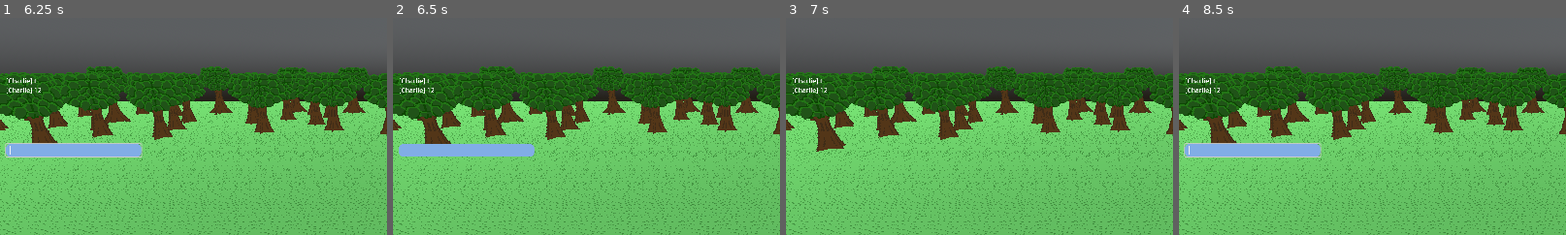
Above: before the commit, frames 1-4 (left to right).
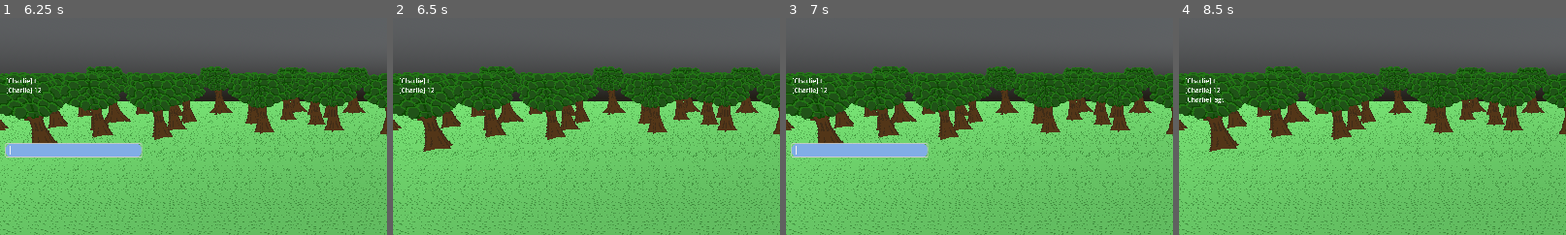
Above: after the commit, the same moments.

Repository: sowelilekusi/DeckedOutDefense
Game: Godot game, scene res://Scenes/Menus/main_menu.tscn
The game is run twice, just before and just after one commit, with the same random seed, the same clock (stepped at 60 frames per second) and the same inputs.
Inputs (mouse positions are % of the whole screen's width and height, from its top left):
- Up to frame 1 (6.25 s): click "Play" at 0.5 s; click "Ready" at 1.25 s; tap Enter (Open Text Chat) at 2, 3.05, 4.25, 5.3, 5.75 s; move the mouse to (72, 45) at 2.02 s; hold T (Move Right) 2.03-2.78 s; hold Enter (Open Text Chat) 2.03-2.78 s; click (72, 45) at 2.17 s; tap Alt (Jump) at 2.27, 3.02, 5.27, 6.02 s; right-click (72, 45) at 2.3 s; tap Space at 2.75, 5 s; move the mouse to (30, 55) at 2.77 s; hold S (Move Backward) 2.78-3.5 s; right-click (30, 55) at 2.85 s; click (30, 55) at 2.92 s; click (10, 51) at 3.52 s; type "12" at 3.6 s; move the mouse to (60, 28) at 4.27 s; hold T (Move Right) 4.28-5.03 s; hold Right mouse button (Secondary Fire) 4.28-5.03 s; tap W (Equip In Gauntlet) at 4.35 s; click (60, 28) at 4.42 s; move the mouse to (45, 70) at 5.02 s; hold F (Move Forward) 5.03-5.78 s; tap P (Interact) at 5.1 s; click (45, 70) at 5.17 s; move the mouse to (80, 65) at 5.77 s; hold R (Move Left) from 5.78 s (still down); hold Enter (Open Text Chat) from 5.78 s (still down); click (80, 65) at 5.92 s; right-click (80, 65) at 6.05 s
- Up to frame 2 (6.5 s): keep holding R (Move Left); keep holding Enter (Open Text Chat); tap Escape (Pause) at 6.4 s
- Up to frame 3 (7 s): keep holding R (Move Left); move the mouse to (20, 35) at 6.52 s; release Enter (Open Text Chat) at 6.53 s; click (20, 35) at 6.6 s; tap Alt (Jump) at 6.77 s; tap Enter (Open Text Chat) at 6.8 s
- Up to frame 4 (8.5 s): tap Tab (View Map) at 7.15 s; tap Space at 7.25 s; move the mouse to (55, 50) at 7.27 s; release R (Move Left) at 7.28 s; hold S (Move Backward) 7.28-8.03 s; hold G (Ready) 7.28-8.03 s; click (55, 50) at 7.42 s; right-click (55, 50) at 7.55 s; move the mouse to (35, 25) at 8.02 s; hold T (Move Right) from 8.03 s (still down); right-click (35, 25) at 8.1 s; click (35, 25) at 8.17 s; tap Alt (Jump) at 8.27 s; tap Enter (Open Text Chat) at 8.3 s
The pictures show only the part of the screen within x 0-50%, y 20-70%; the shares and areas given below are measured in that part.

Frame 1 is identical in both runs. In frame 2, 2.0% of the frame differs, in the area x 1-37%, y 58-64%; in frame 3, 2.4%; in frame 4, 2.5%, in the area x 1-37%, y 36-65%.
Error in both runs: Out of bounds get index '0' (on base: 'Array[PlayerKeymap]') (res://Scripts/Resources/player_keymap.gd:63)

Commit message:
fixed some ui stuff

Diff:
--- a/PCs/Universal/ClassCards/Sniper/scopedweapon.gd
+++ b/PCs/Universal/ClassCards/Sniper/scopedweapon.gd
@@ -7,7 +7,7 @@
 func hold_second_trigger():
 	super.hold_second_trigger()
 	$CanvasLayer.set_visible(true)
-	hero.zoom_factor = 3.0
+	hero.set_zoom_factor(3.0)
 
 
 func release_second_trigger():
--- a/PCs/hero.gd
+++ b/PCs/hero.gd
@@ -38,6 +38,10 @@
 	get:
 		return currency
 @export var sprint_zoom_speed := 0.2
+
+
+func set_zoom_factor(value):
+	movement.zoom_factor = value
 
 
 func _ready() -> void:
@@ -149,11 +153,15 @@
 func unpause():
 	paused = false
 	Input.mouse_mode = Input.MOUSE_MODE_CAPTURED
+	movement.set_process(true)
+	movement.set_physics_process(true)
 
 
 func pause():
 	paused = true
 	Input.mouse_mode = Input.MOUSE_MODE_VISIBLE
+	movement.set_process(false)
+	movement.set_physics_process(false)
 
 
 func enter_editing_mode(value):
--- a/PCs/hero.tscn
+++ b/PCs/hero.tscn
@@ -153,7 +153,6 @@
 size = 15.0
 script = ExtResource("12_3hpi3")
 anchor = NodePath("../..")
-face_north = true
 
 [node name="HUD" type="CanvasLayer" parent="." node_paths=PackedStringArray("wave_count", "lives_count", "enemy_count", "currency_count", "crosshair", "minimap", "minimap_cam", "minimap_viewport", "fps_label", "enemy_sprites", "enemy_counts")]
 script = ExtResource("8_yl6ka")
@@ -306,6 +305,7 @@
 vertical_alignment = 1
 
 [node name="EnemyCount" type="Label" parent="HUD"]
+visible = false
 offset_left = 10.0
 offset_top = 80.0
 offset_right = 123.0
--- a/Scenes/Menus/options_menu.tscn
+++ b/Scenes/Menus/options_menu.tscn
@@ -1,10 +1,11 @@
-[gd_scene load_steps=3 format=3 uid="uid://clulh7v8c7h85"]
+[gd_scene load_steps=4 format=3 uid="uid://clulh7v8c7h85"]
 
 [ext_resource type="Script" path="res://Scripts/options_menu.gd" id="1_bievw"]
+[ext_resource type="PackedScene" uid="uid://clsdko6ttudu8" path="res://Scenes/UI/keybind_popup.tscn" id="2_bq25i"]
 
 [sub_resource type="ImageTexture" id="ImageTexture_03x6q"]
 
-[node name="OptionsMenu" type="PanelContainer" node_paths=PackedStringArray("look_sens_slider", "look_sens_input", "toggle_sprint_checkbox", "vsync_dropdown", "aa_dropdown", "window_dropdown", "invert_lookY", "invert_lookX", "fov_input", "fov_slider")]
+[node name="OptionsMenu" type="PanelContainer" node_paths=PackedStringArray("look_sens_slider", "look_sens_input", "toggle_sprint_checkbox", "vsync_dropdown", "aa_dropdown", "window_dropdown", "invert_lookY", "invert_lookX", "fov_input", "fov_slider", "fixed_minimap")]
 anchors_preset = 15
 anchor_right = 1.0
 anchor_bottom = 1.0
@@ -15,6 +16,7 @@
 grow_horizontal = 2
 grow_vertical = 2
 script = ExtResource("1_bievw")
+keybind_popup = ExtResource("2_bq25i")
 look_sens_slider = NodePath("VBoxContainer/TabContainer/Gameplay/MouseSens/HBoxContainer/HSlider")
 look_sens_input = NodePath("VBoxContainer/TabContainer/Gameplay/MouseSens/HBoxContainer/SpinBox")
 toggle_sprint_checkbox = NodePath("VBoxContainer/TabContainer/Gameplay/ToggleSprint/CenterContainer/CheckButton")
@@ -25,6 +27,7 @@
 invert_lookX = NodePath("VBoxContainer/TabContainer/Gameplay/InvertMouseX/CenterContainer/CheckButton")
 fov_input = NodePath("VBoxContainer/TabContainer/Graphics/FOV/HBoxContainer/SpinBox")
 fov_slider = NodePath("VBoxContainer/TabContainer/Graphics/FOV/HBoxContainer/HSlider")
+fixed_minimap = NodePath("VBoxContainer/TabContainer/Gameplay/FixedMinimap/CenterContainer/CheckButton")
 
 [node name="VBoxContainer" type="VBoxContainer" parent="."]
 layout_mode = 2
@@ -118,6 +121,23 @@
 [node name="CheckButton" type="CheckButton" parent="VBoxContainer/TabContainer/Gameplay/InvertMouseX/CenterContainer"]
 layout_mode = 2
 size_flags_horizontal = 3
+
+[node name="FixedMinimap" type="HBoxContainer" parent="VBoxContainer/TabContainer/Gameplay"]
+layout_mode = 2
+
+[node name="Label" type="Label" parent="VBoxContainer/TabContainer/Gameplay/FixedMinimap"]
+layout_mode = 2
+size_flags_horizontal = 3
+text = "Fixed Minimap"
+horizontal_alignment = 1
+vertical_alignment = 1
+
+[node name="CenterContainer" type="CenterContainer" parent="VBoxContainer/TabContainer/Gameplay/FixedMinimap"]
+layout_mode = 2
+size_flags_horizontal = 3
+
+[node name="CheckButton" type="CheckButton" parent="VBoxContainer/TabContainer/Gameplay/FixedMinimap/CenterContainer"]
+layout_mode = 2
 
 [node name="Graphics" type="VBoxContainer" parent="VBoxContainer/TabContainer"]
 visible = false
--- /dev/null
+++ b/Scenes/UI/keybind_popup.tscn
@@ -0,0 +1,38 @@
+[gd_scene load_steps=2 format=3 uid="uid://clsdko6ttudu8"]
+
+[ext_resource type="Script" path="res://keybind_screen.gd" id="1_m5i0b"]
+
+[node name="Control" type="Control"]
+layout_mode = 3
+anchors_preset = 15
+anchor_right = 1.0
+anchor_bottom = 1.0
+grow_horizontal = 2
+grow_vertical = 2
+script = ExtResource("1_m5i0b")
+
+[node name="ColorRect" type="ColorRect" parent="."]
+layout_mode = 1
+anchors_preset = 15
+anchor_right = 1.0
+anchor_bottom = 1.0
+grow_horizontal = 2
+grow_vertical = 2
+color = Color(0, 0, 0, 0.54902)
+
+[node name="Label" type="Label" parent="."]
+layout_mode = 1
+anchors_preset = 8
+anchor_left = 0.5
+anchor_top = 0.5
+anchor_right = 0.5
+anchor_bottom = 0.5
+offset_left = -99.0
+offset_top = -13.0
+offset_right = 99.0
+offset_bottom = 13.0
+grow_horizontal = 2
+grow_vertical = 2
+text = "Press a key to bind action"
+horizontal_alignment = 1
+vertical_alignment = 1
--- a/Scripts/HUD.gd
+++ b/Scripts/HUD.gd
@@ -12,6 +12,7 @@
 @export var minimap_viewport : SubViewport
 @export var fps_label : Label
 var minimap_anchor : Node3D
+var enemy_names = []
 @export var enemy_sprites : Array[TextureRect]
 @export var enemy_counts : Array[Label]
 
@@ -35,12 +36,23 @@
 	enemy_count.text = "Enemies Remaining: " + str(value)
 
 
+func enemy_count_down(enemy):
+	var index = enemy_names.find(enemy.title)
+	var num = enemy_counts[index].text.to_int() - 1
+	enemy_counts[index].text = str(num)
+	if num == 0:
+		enemy_counts[index].set_visible(false)
+		enemy_sprites[index].set_visible(false)
+
+
 func set_upcoming_wave(value):
 	var frame_count = 0
+	enemy_names = []
 	for x in enemy_sprites.size():
 		enemy_sprites[x].set_visible(false)
 		enemy_counts[x].set_visible(false)
 	for enemy in value:
+		enemy_names.append(enemy.title)
 		enemy_sprites[frame_count].texture = enemy.icon
 		enemy_counts[frame_count].text = str(value[enemy])
 		enemy_sprites[frame_count].set_visible(true)
--- a/Scripts/Resources/player_preferences.gd
+++ b/Scripts/Resources/player_preferences.gd
@@ -11,6 +11,7 @@
 @export var aa_mode := 0
 @export var windowed_mode := 0
 @export var hfov := 100.0
+@export var fixed_minimap := false
 
 
 func apply_graphical_settings(viewport):
--- a/Scripts/chatbox.gd
+++ b/Scripts/chatbox.gd
@@ -8,8 +8,15 @@
 var username := "default"
 
 func _input(event: InputEvent) -> void:
-	if event.is_action_pressed("Open Text Chat"):
-		if text_selected:
+	if !text_selected and event.is_action_pressed("Open Text Chat"):
+		get_viewport().set_input_as_handled()
+		opened.emit()
+		$VBoxContainer/LineEdit.visible = true
+		$VBoxContainer/LineEdit.grab_focus()
+		text_selected = true
+		return
+	if text_selected and event is InputEventKey and event.pressed == true:
+		if event.keycode == KEY_ENTER:
 			closed.emit()
 			$VBoxContainer/LineEdit.deselect()
 			$VBoxContainer/LineEdit.visible = false
@@ -20,11 +27,11 @@
 				else:
 					rpc("append_message", username, $VBoxContainer/LineEdit.text)
 			$VBoxContainer/LineEdit.clear()
-		else:
-			opened.emit()
-			$VBoxContainer/LineEdit.visible = true
-			$VBoxContainer/LineEdit.grab_focus()
-			text_selected = true
+		if event.keycode == KEY_ESCAPE:
+			closed.emit()
+			$VBoxContainer/LineEdit.deselect()
+			$VBoxContainer/LineEdit.visible = false
+			text_selected = false
 
 
 func change_username(old_name, new_name):
--- a/Scripts/data.gd
+++ b/Scripts/data.gd
@@ -34,7 +34,7 @@
 
 	cards.append(preload("res://PCs/Universal/ClassCards/Assault/card_assault.tres"))
 	cards.append(preload("res://PCs/Universal/ClassCards/BombLauncher/card_grenade_launcher.tres"))
-	cards.append(preload("res://PCs/Universal/ClassCards/Flamethrower/card_flamethrower.tres"))
+	cards.append(preload("res://PCs/Universal/ClassCards/Sniper/card_sniper.tres"))
 	cards.append(preload("res://PCs/Universal/ClassCards/Gatling/card_gatling.tres"))
 	cards.append(preload("res://PCs/Universal/ClassCards/GlueLauncher/card_glue_launcher.tres"))
 	cards.append(preload("res://PCs/Universal/ClassCards/RocketLauncher/card_rocket_launcher.tres"))
--- a/Scripts/edit_tool.gd
+++ b/Scripts/edit_tool.gd
@@ -10,7 +10,7 @@
 
 var enabled := true
 var point_id := -1
-var obstacle_last_point : int
+var obstacle_last_point := -1
 var valid_point := false
 var is_looking_at_tower_base := false
 var ray_collider
--- a/Scripts/game.gd
+++ b/Scripts/game.gd
@@ -99,9 +99,11 @@
 	enemy_number_changed.emit(enemies)
 
 
-func enemy_died():
+func enemy_died(enemy):
 	enemies -= 1
 	enemy_number_changed.emit(enemies)
+	for key in connected_players_nodes:
+		connected_players_nodes[key].hud.enemy_count_down(enemy)
 	for x in level.enemy_spawns:
 		if !x.done_spawning:
 			return
@@ -111,9 +113,11 @@
 			win_game()
 
 
-func damage_goal(penalty):
+func damage_goal(enemy, penalty):
 	enemies -= 1
 	enemy_number_changed.emit(enemies)
+	for key in connected_players_nodes:
+		connected_players_nodes[key].hud.enemy_count_down(enemy)
 	objective_health -= penalty
 	base_took_damage.emit(objective_health)
 	if objective_health <= 0:
--- a/Scripts/minimap_cam.gd
+++ b/Scripts/minimap_cam.gd
@@ -2,9 +2,11 @@
 class_name MinimapCamera3D
 
 @export var anchor : Node3D
-@export var face_north : bool
+#@export var face_north : bool
 
 func _process(_delta: float) -> void:
 	global_position = anchor.global_position + (Vector3.UP * 100)
-	if face_north:
+	if Data.preferences.fixed_minimap:
+		rotation.y = 0
+	else:
 		rotation.y = anchor.rotation.y
--- a/Scripts/options_menu.gd
+++ b/Scripts/options_menu.gd
@@ -1,6 +1,7 @@
 extends Control
 class_name OptionsMenu
 
+@export var keybind_popup : PackedScene
 @export var look_sens_slider : HSlider
 @export var look_sens_input : SpinBox
 @export var toggle_sprint_checkbox : CheckButton
@@ -11,6 +12,7 @@
 @export var invert_lookX : CheckButton
 @export var fov_input : SpinBox
 @export var fov_slider : HSlider
+@export var fixed_minimap : CheckButton
 var keybind_boxes = []
 var keybind_buttons = {}
 var key_event
@@ -28,6 +30,7 @@
 	invert_lookX.button_pressed = Data.preferences.invert_lookX
 	fov_input.value = Data.preferences.hfov
 	fov_slider.value = Data.preferences.hfov
+	fixed_minimap.button_pressed = Data.preferences.fixed_minimap
 
 	for index in Data.keymaps.size():
 		var map = Data.keymaps[index]
@@ -81,6 +84,7 @@
 	Data.preferences.windowed_mode = window_dropdown.selected
 	Data.preferences.invert_lookY = invert_lookY.button_pressed
 	Data.preferences.invert_lookX = invert_lookX.button_pressed
+	Data.preferences.fixed_minimap = fixed_minimap.button_pressed
 	Data.preferences.apply_graphical_settings(get_viewport())
 	Data.preferences.save_profile_to_disk()
 	Data.player_keymap.save_profile_to_disk()
@@ -112,12 +116,11 @@
 func _on_keybind_button_pressed(value: Button) -> void:
 	selected_button = keybind_buttons[value]
 	selected_button_button = value
-	listening_for_key = true
+	var popup = keybind_popup.instantiate()
+	popup.event_detected.connect(change_key)
+	add_child(popup)
 
 
-func _input(event: InputEvent) -> void:
-	if listening_for_key and (event is InputEventKey or event is InputEventMouseButton or event is InputEventJoypadButton):
-		key_event = event
-		listening_for_key = false
-		Data.player_keymap.replace_action_event(selected_button, key_event)
-		selected_button_button.text = key_event.as_text()
+func change_key(event: InputEvent):
+	Data.player_keymap.replace_action_event(selected_button, event)
+	selected_button_button.text = event.as_text()
--- a/Worlds/GreenPlanet/Enemies/air_enemy_controller.gd
+++ b/Worlds/GreenPlanet/Enemies/air_enemy_controller.gd
@@ -1,8 +1,8 @@
 extends CharacterBody3D
 class_name AirEnemyController
 
-signal reached_goal(penalty)
-signal died
+signal reached_goal(enemy, penalty)
+signal died(enemy)
 
 var alive = true
 
@@ -32,12 +32,12 @@
 	velocity = global_position.direction_to(destination.global_position) * movement_speed
 	move_and_slide()
 	if global_position.distance_to(destination.global_position) <= 1.0:
-		reached_goal.emit(stats.penalty)
+		reached_goal.emit(stats, stats.penalty)
 		queue_free()
 
 
 func die():
-	died.emit()
+	died.emit(stats)
 	queue_free()
 
 
--- a/Worlds/GreenPlanet/Enemies/enemy_controller.gd
+++ b/Worlds/GreenPlanet/Enemies/enemy_controller.gd
@@ -1,8 +1,8 @@
 extends PathFollow3D
 class_name EnemyController
 
-signal reached_goal(penalty)
-signal died
+signal reached_goal(enemy, penalty)
+signal died(enemy)
 
 var alive = true
 
@@ -26,12 +26,12 @@
 func _physics_process(delta: float) -> void:
 	progress += movement_speed * delta
 	if progress_ratio >= 1:
-		reached_goal.emit(stats.penalty)
+		reached_goal.emit(stats, stats.penalty)
 		queue_free()
 
 
 func die():
-	died.emit()
+	died.emit(stats)
 	queue_free()
 
 
--- /dev/null
+++ b/keybind_screen.gd
@@ -0,0 +1,14 @@
+extends Control
+
+signal event_detected(event: InputEvent)
+
+var found_event = false
+
+func _input(event: InputEvent) -> void:
+	if found_event:
+		return
+	if event is InputEventKey or event is InputEventMouseButton or event is InputEventJoypadButton:
+		get_viewport().set_input_as_handled()
+		found_event = true
+		event_detected.emit(event)
+		queue_free()
Not shown: 4 places in Worlds/GreenPlanet/tilemap.tres that only renumber resources
